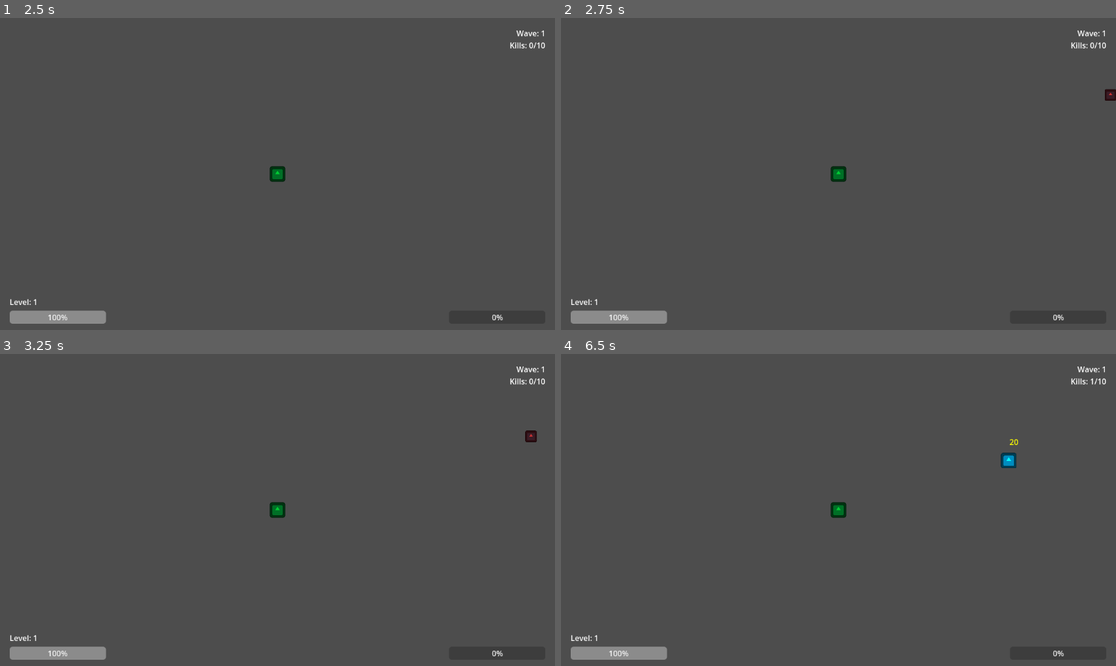
Above: before the commit, frames 1-4 (two rows, left to right).
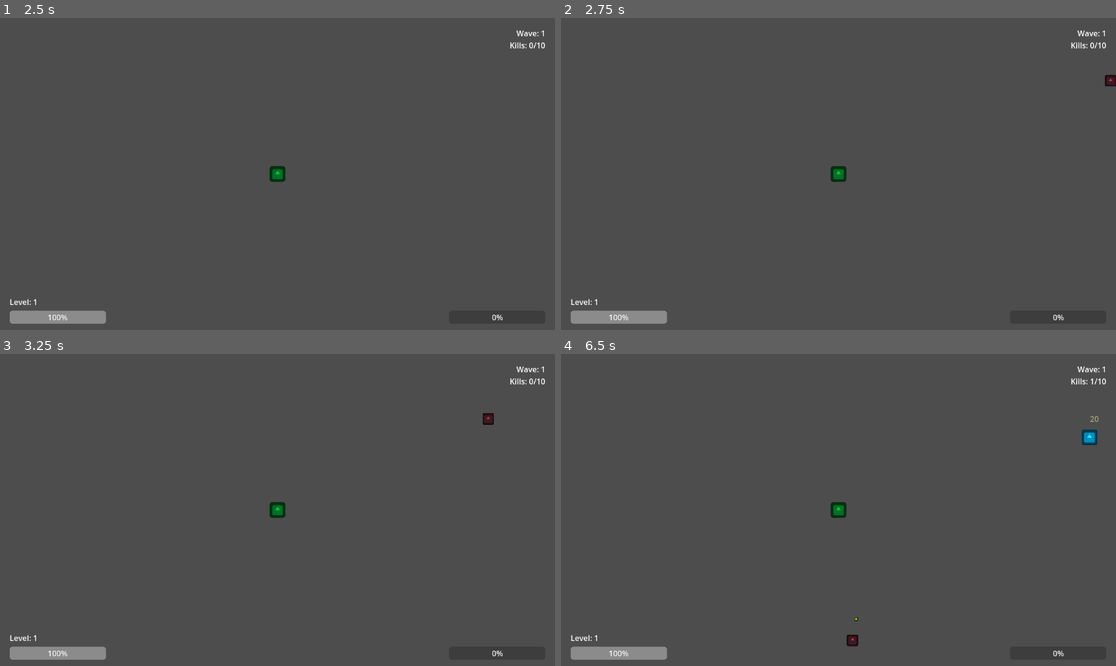
Above: after the commit, the same moments.

Repository: JohnAndante/nospheratus-must-die
Game: Godot game, scene res://scenes/MainMenu.tscn
The game is run twice, just before and just after one commit, with the same random seed, the same clock (stepped at 60 frames per second) and the same inputs. The engine's default icon, where the game draws it, is replaced by a stand-in: a white triangle on a blue panel in a dark square.
Inputs:
- Up to frame 1 (2.5 s): click "Jogar" at 0.5 s; tap Enter (ui_accept) at 1.25, 1.52, 2, 2.27 s; hold D (move_right, bound only after the commit) 1.28-2.03 s; hold S (move_down, bound only after the commit) from 2.03 s (still down)
- Up to frame 2 (2.75 s): keep holding S (move_down, bound only after the commit)
- Up to frame 3 (3.25 s): release S (move_down, bound only after the commit) at 2.78 s; hold D (move_right, bound only after the commit) from 2.78 s (still down)
- Up to frame 4 (6.5 s): release D (move_right, bound only after the commit) at 3.53 s; hold W (move_up, bound only after the commit) 3.53-4.28 s; tap Enter (ui_accept) at 3.77, 4.52, 5.27 s; hold A (move_left, bound only after the commit) 4.28-5.78 s; hold S (move_down, bound only after the commit) from 5.78 s (still down)

Frame 1 is identical in both runs. In frame 2, 0.1% of the frame differs, in the area x 97-100%, y 18-27%; in frame 3, 0.2%; in frame 4, 0.4%, in the area x 51-97%, y 19-94%.

Commit message:
#1 - chore: Added input maps to project
added 'WASD' default keymap

Diff:
--- a/project.godot
+++ b/project.godot
@@ -18,3 +18,34 @@
 [autoload]
 
 GameSettings="*res://scripts/GameSettings.gd"
+
+[editor]
+
+version_control/autoload_on_startup=true
+
+[input]
+
+move_up={
+"deadzone": 0.2,
+"events": [Object(InputEventKey,"resource_local_to_scene":false,"resource_name":"","device":-1,"window_id":0,"alt_pressed":false,"shift_pressed":false,"ctrl_pressed":false,"meta_pressed":false,"pressed":false,"keycode":0,"physical_keycode":87,"key_label":0,"unicode":119,"location":0,"echo":false,"script":null)
+, Object(InputEventKey,"resource_local_to_scene":false,"resource_name":"","device":-1,"window_id":0,"alt_pressed":false,"shift_pressed":false,"ctrl_pressed":false,"meta_pressed":false,"pressed":false,"keycode":0,"physical_keycode":4194320,"key_label":0,"unicode":0,"location":0,"echo":false,"script":null)
+]
+}
+move_down={
+"deadzone": 0.2,
+"events": [Object(InputEventKey,"resource_local_to_scene":false,"resource_name":"","device":-1,"window_id":0,"alt_pressed":false,"shift_pressed":false,"ctrl_pressed":false,"meta_pressed":false,"pressed":false,"keycode":0,"physical_keycode":83,"key_label":0,"unicode":115,"location":0,"echo":false,"script":null)
+, Object(InputEventKey,"resource_local_to_scene":false,"resource_name":"","device":-1,"window_id":0,"alt_pressed":false,"shift_pressed":false,"ctrl_pressed":false,"meta_pressed":false,"pressed":false,"keycode":0,"physical_keycode":4194322,"key_label":0,"unicode":0,"location":0,"echo":false,"script":null)
+]
+}
+move_left={
+"deadzone": 0.2,
+"events": [Object(InputEventKey,"resource_local_to_scene":false,"resource_name":"","device":-1,"window_id":0,"alt_pressed":false,"shift_pressed":false,"ctrl_pressed":false,"meta_pressed":false,"pressed":false,"keycode":0,"physical_keycode":65,"key_label":0,"unicode":97,"location":0,"echo":false,"script":null)
+, Object(InputEventKey,"resource_local_to_scene":false,"resource_name":"","device":-1,"window_id":0,"alt_pressed":false,"shift_pressed":false,"ctrl_pressed":false,"meta_pressed":false,"pressed":false,"keycode":0,"physical_keycode":4194319,"key_label":0,"unicode":0,"location":0,"echo":false,"script":null)
+]
+}
+move_right={
+"deadzone": 0.2,
+"events": [Object(InputEventKey,"resource_local_to_scene":false,"resource_name":"","device":-1,"window_id":0,"alt_pressed":false,"shift_pressed":false,"ctrl_pressed":false,"meta_pressed":false,"pressed":false,"keycode":0,"physical_keycode":68,"key_label":0,"unicode":100,"location":0,"echo":false,"script":null)
+, Object(InputEventKey,"resource_local_to_scene":false,"resource_name":"","device":-1,"window_id":0,"alt_pressed":false,"shift_pressed":false,"ctrl_pressed":false,"meta_pressed":false,"pressed":false,"keycode":0,"physical_keycode":4194321,"key_label":0,"unicode":0,"location":0,"echo":false,"script":null)
+]
+}
